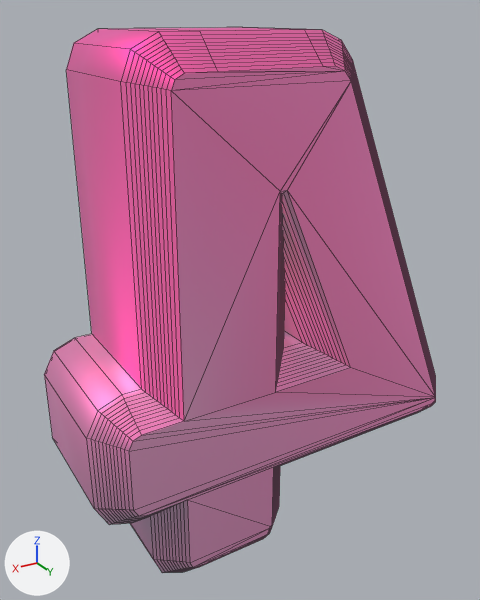
One commit to the OBJ model Game/Resources/GameScene/FullStomach/fullStomach4.obj: the scene before it, then after it.
Both versions are drawn from a 50 mm lens placed at (1.36, 2.2, 1.82), pointed at (0.02, -0.03, 0.7). The lights are fixed; the arrows at lower left show +X, +Y and +Z. Mesh edges are drawn as thin lines. Where no turn or scale is listed for an object, it has been applied to the vertices. Vertices at the same position are counted once.

In view in the first picture: 'テキスト'.
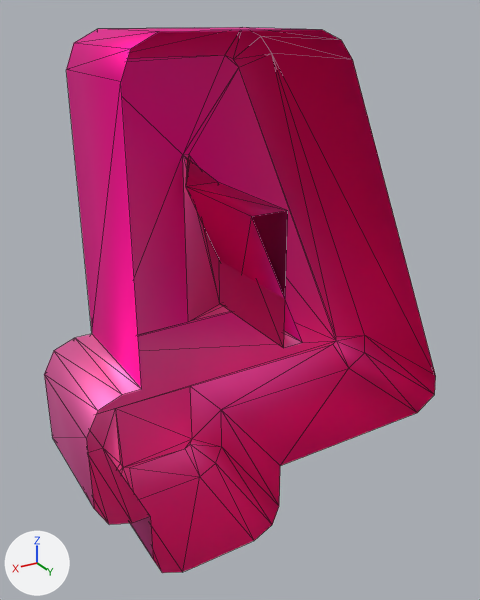
The newer file is also turned or shifted as a whole; pictures and numbers use the older file's frame.

What the commit changed:
Material 'マテリアル.027' (mat_マテリアル_027) is new.
Its texture is img_fullstomachnum_png.
Its metallic is 1.0.
Its roughness is 0.619.
me_テキスト is used by ob_テキスト; location (0.0, 0.0, 0.0).
me_テキスト had 720 vertices, 750 faces and spanned x -0.92..0.82, y -0.37..0.37, z -0.33..1.77.
me_テキスト no longer uses material mat_マテリアル (picture img_fullstomachnum_png).
me_テキスト now has 86 vertices, 144 faces and spans x -0.92..0.82, y -0.37..0.26, z -0.33..1.77.
me_テキスト part 1: 634 vertices removed from x -0.91..0.81, y -0.37..0.37, z -0.32..1.77.
me_テキスト now uses material mat_マテリアル_027 (picture img_fullstomachnum_png).

Location of each change, [x1, y1, x2, y2] in pixels of the pictures (480 x 600 px):
part 1 of me_テキスト, deleted (pink): before [86, 27, 436, 573]
